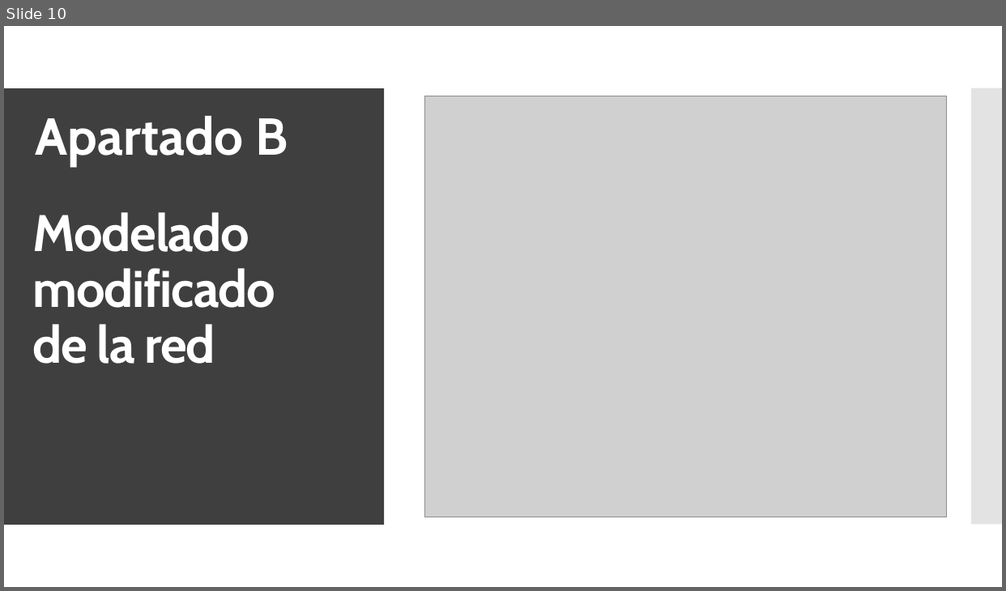
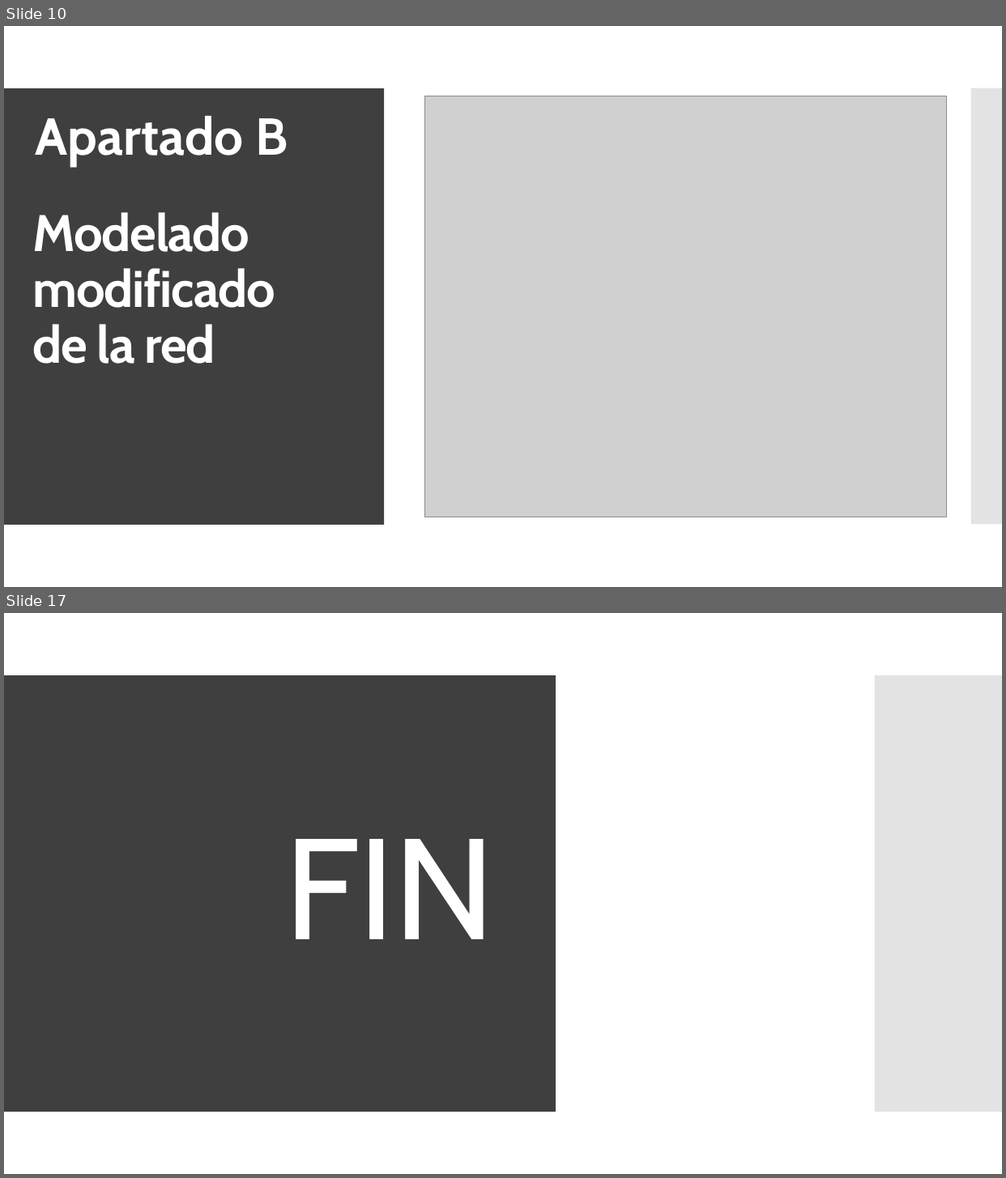
Before and after one commit to Juanfragar/Fiabilidad-y-gestion-de-riesgos, a slide deck: Practica 02/Modelado de riesgos con Hugin Expert.pptx. Shown one above the other, each under a label of ours: slide 10 before the commit, slides 10 and 17 after it; the slides between them are not shown. The pictures are 1006x591 and 1006x1178 pixels, drawn with LibreOffice and Linux fonts; fonts in the diff are those of the drawing; grey boxes stand for pictures. Boxes give left, top, right and bottom in pixels: in the first picture for what was removed or moved away, otherwise in the second. Text is boxed around its words. In the diff, an @@ line names an element or a change of style, - is before the commit and + after.

```diff
--- a/Practica 02/Modelado de riesgos con Hugin Expert.pptx
+++ b/Practica 02/Modelado de riesgos con Hugin Expert.pptx
@@ slide 17 added at (4, 613, 1002, 1174), background #FFFFFF; not listed: 2 template elements that a slide beside it also shows @@
@@ rectangle added at (4, 613, 1002, 1174), fill #FFFFFF @@
@@ rectangle added at (4, 675, 752, 1112), fill #3F3F3F @@
@@ rectangle added at (4, 675, 556, 1112), fill #3F3F3F @@
@@ rectangle added at (763, 675, 1002, 1112), fill #C8C8C8 at 50% opacity @@
@@ rectangle added at (875, 675, 1002, 1112), fill #C8C8C8 at 50% opacity @@
@@ title added at (284, 839, 495, 939), 138 pt, text #FFFFFF @@
+FIN
```
Also in this commit, not shown: 6 other slides added, 1 other file.
